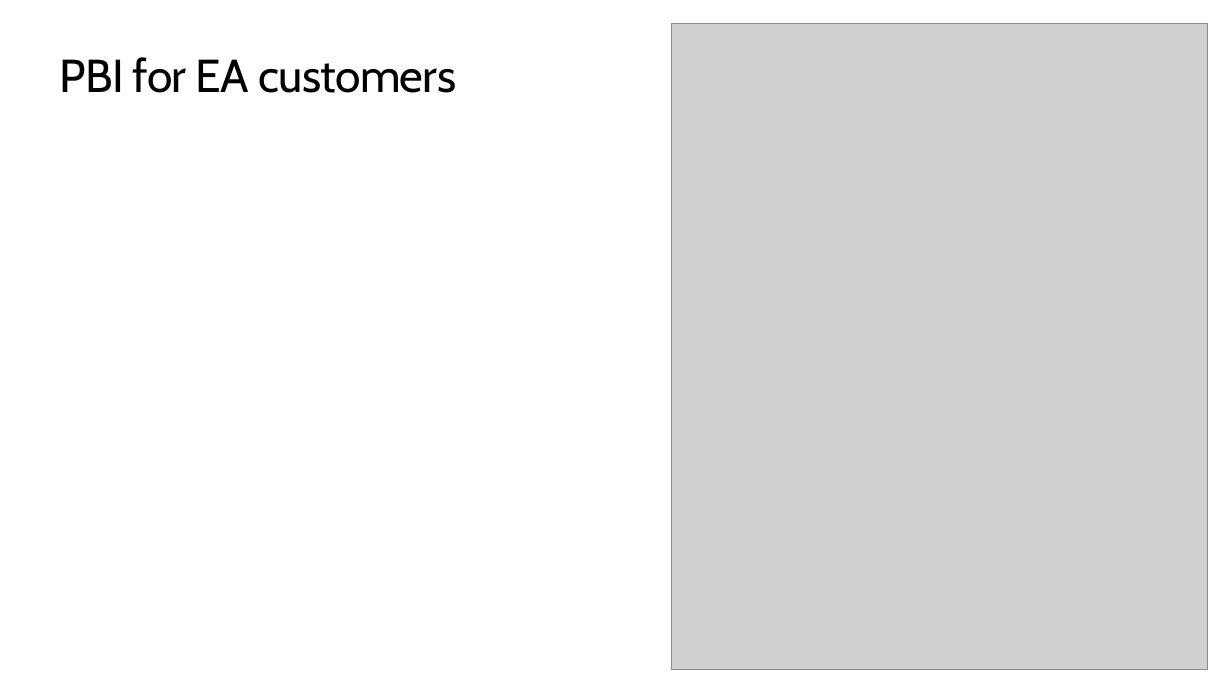
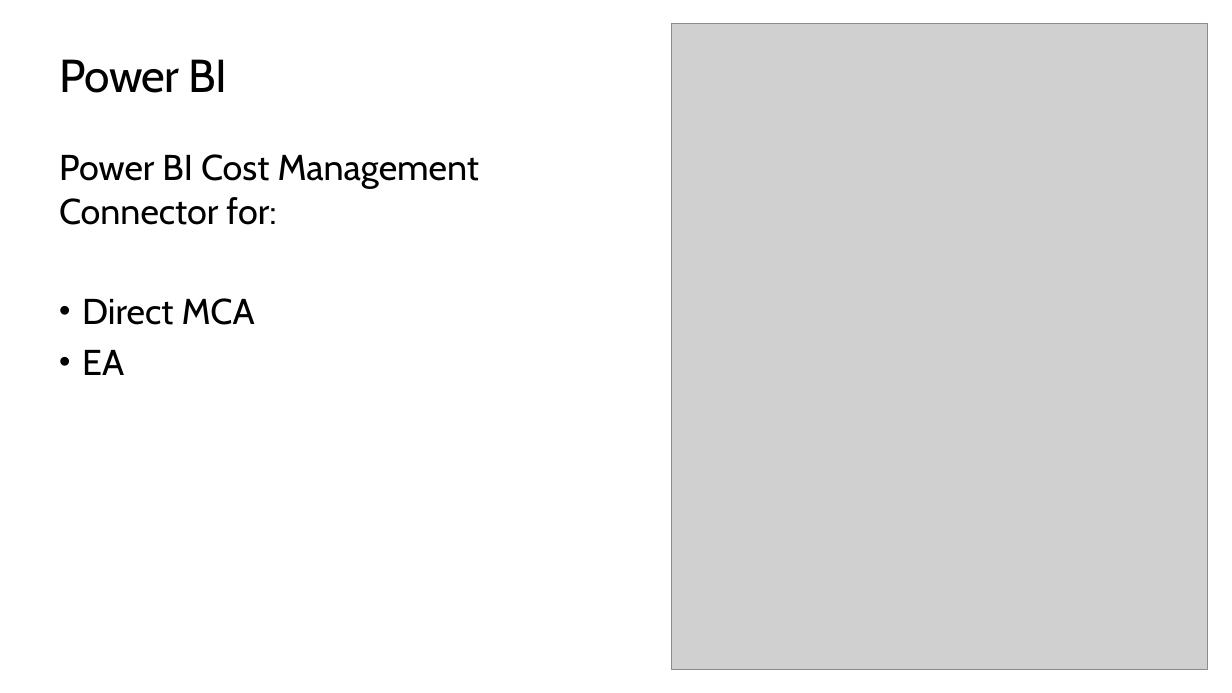
Before and after one commit to peterperov/MSFTCSA, a slide deck: slide 5 of 126-AzureCost/Azure Cost PBI BootCamp.pptx. Drawn at 1232x693 pixels with LibreOffice and Linux fonts; fonts in the diff are those of the drawing; grey boxes stand for pictures; background and template pictures are left out. Boxes give left, top, right and bottom in pixels: in the first picture for what was removed or moved away, otherwise in the second. Text is boxed around its words. In the diff, an @@ line names an element or a change of style, - is before the commit and + after.

```diff
--- a/126-AzureCost/Azure Cost PBI BootCamp.pptx
+++ b/126-AzureCost/Azure Cost PBI BootCamp.pptx
@@ title at <box>59,59,228,93</box>: text changed @@
-PBI for EA customers
+Power BI
@@ text added at <box>59,154,479,375</box>, 28 pt, text #000000 @@
+Power BI Cost Management Connector for:
+• Direct MCA
+• EA
```
Also in this commit, not shown: 1 other slide changed, 6 slides added, 2 slides removed, 3 other files.
